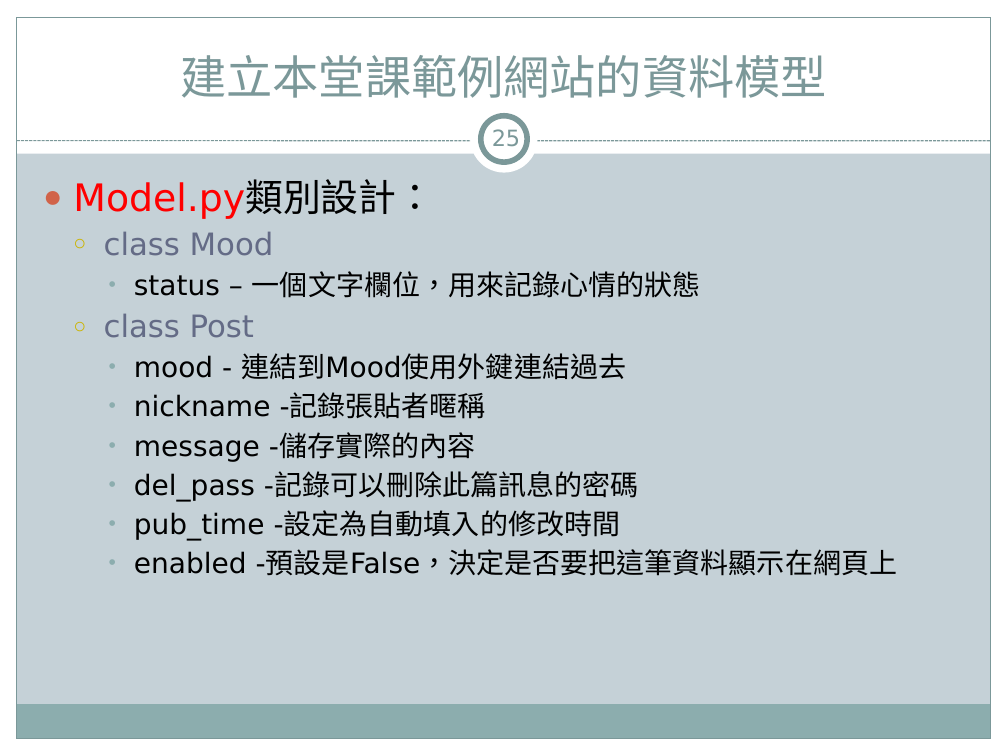
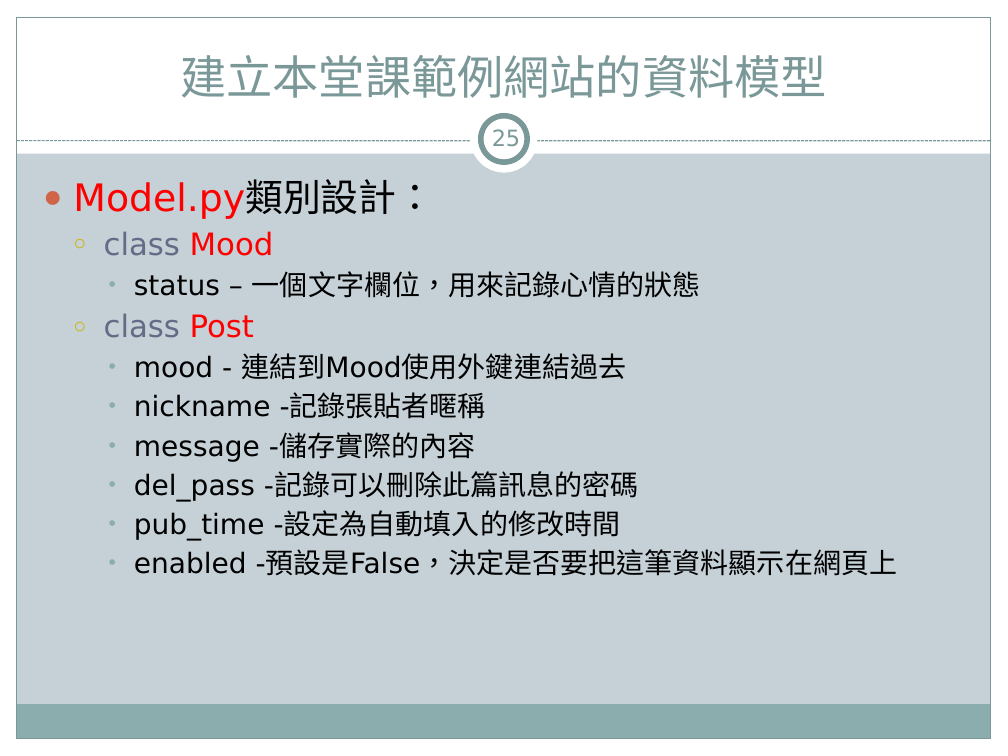
Before and after one commit to jacktea88/406django, a slide deck: slide 25 of ch08/Django4-ch08.pptx. Drawn at 1008x756 pixels with LibreOffice and Linux fonts; fonts in the diff are those of the drawing. Boxes give left, top, right and bottom in pixels: in the first picture for what was removed or moved away, otherwise in the second. Text is boxed around its words. In the diff, an @@ line names an element or a change of style, - is before the commit and + after.

```diff
--- a/ch08/Django4-ch08.pptx
+++ b/ch08/Django4-ch08.pptx
@@ text at (104, 231, 274, 338): text colour #646B86 to #FF0000 in "Mood", "Post" @@
```
Also in this commit, not shown: 14 other slides changed.
